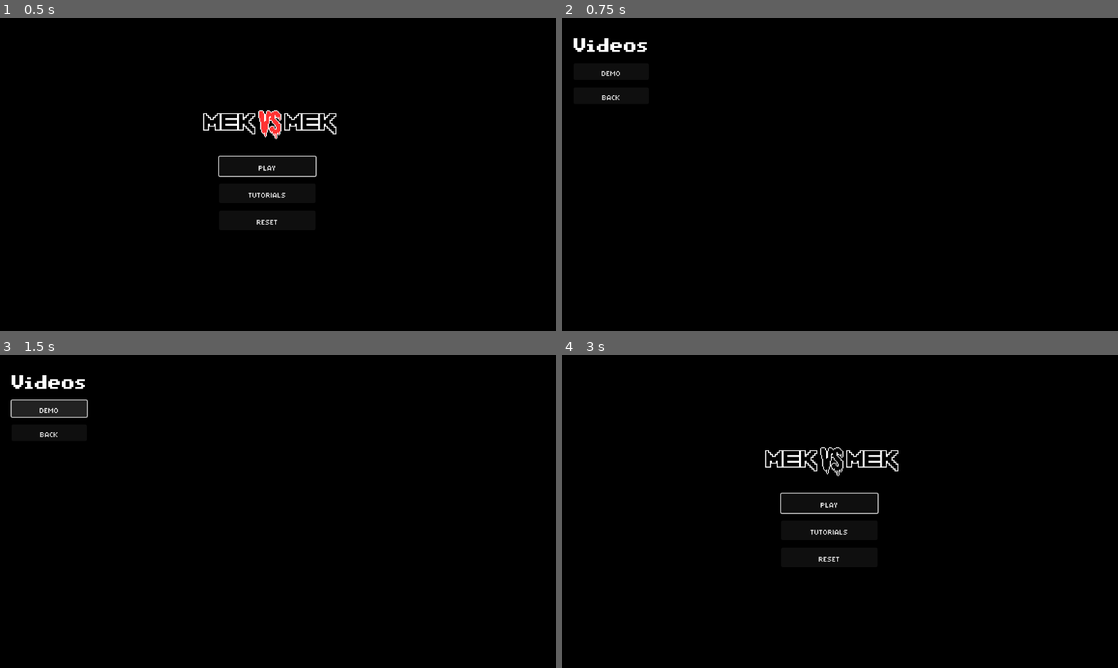
Above: before the commit, frames 1-4 (two rows, left to right).
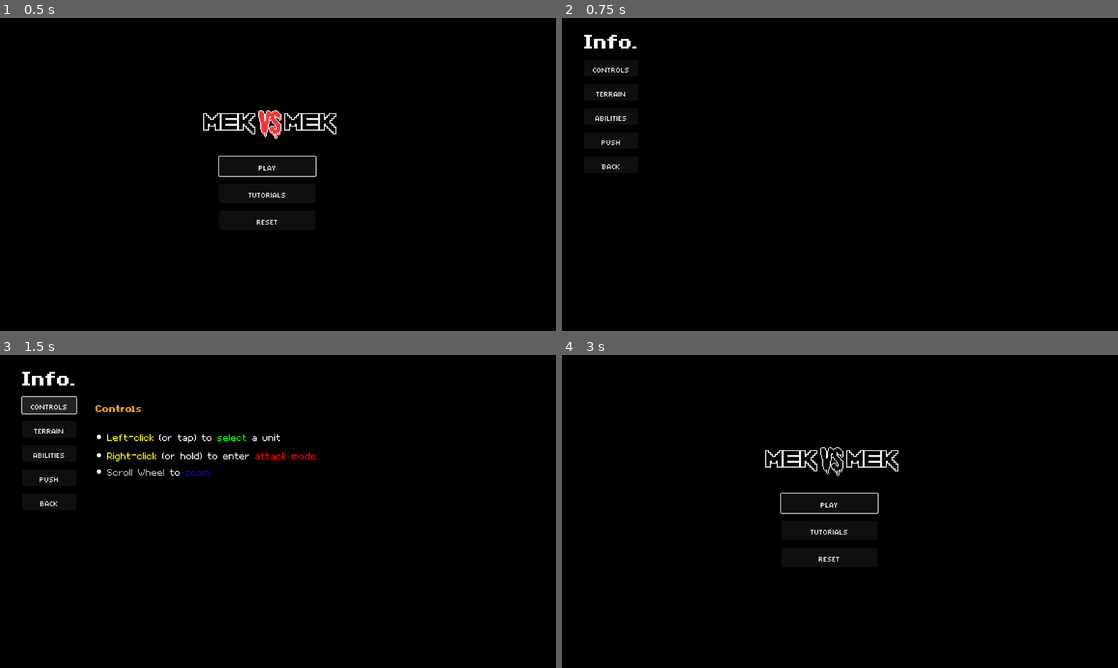
Above: after the commit, the same moments.

Repository: Tekknobot/Terrain
Game: Godot game, scene res://Scenes/TitleScreen.tscn
Same seed, same stepped clock (60 frames per second), same inputs: the game is played once before the commit and once after it. Video files are missing from this copy of the repository; at most half a second of black plays in their place. Sound files missing from this copy of the repository are replaced by a short silence.
Inputs (mouse positions are in pixels of both pictures, inside the frame that each line leads up to):
- Up to frame 1 (0.5 s): no input
- Up to frame 2 (0.75 s): click "Tutorials" at 0.5 s
- Up to frame 3 (1.5 s): click (50, 408) at 1.25 s, where only the run before the commit has a clickable "Demo"
- Up to frame 4 (3 s): click (612, 405) at 2 s, where only the run after the commit has a clickable "Controls"; click "Back" at 2.75 s

Frame 1 is identical in both runs. In frame 2, 0.7% of the frame differs, in the area x 2-16%, y 5-49%; in frame 3, 2.1%, in the area x 1-57%, y 5-49%; in frame 4, nothing differs.

Commit message:
Add text tutorial for now.

Diff:
--- a/Scenes/TutorialMenu.tscn
+++ b/Scenes/TutorialMenu.tscn
@@ -1,8 +1,12 @@
-[gd_scene load_steps=4 format=3 uid="uid://cbfa0neupg0vi"]
+[gd_scene load_steps=6 format=3 uid="uid://cbfa0neupg0vi"]
 
 [ext_resource type="Script" uid="uid://c0kyqc7rd7fvh" path="res://Scripts/TutorialMenu.gd" id="1_u3yf7"]
 [ext_resource type="FontFile" uid="uid://dgugahs6bc7so" path="res://Fonts/magofonts/mago3.ttf" id="2_pge7u"]
 [ext_resource type="FontFile" uid="uid://buw362wjb8o8d" path="res://Fonts/magofonts/mago2.ttf" id="3_e5g7e"]
+[ext_resource type="FontFile" uid="uid://csnhk3q4gx0" path="res://Fonts/magofonts/mago1.ttf" id="4_pge7u"]
+
+[sub_resource type="StyleBoxFlat" id="StyleBoxFlat_u3yf7"]
+bg_color = Color(0.6, 0.6, 0.6, 0)
 
 [node name="TutorialMenu" type="Control"]
 layout_mode = 3
@@ -16,9 +20,9 @@
 [node name="CenterContainer" type="CenterContainer" parent="."]
 layout_mode = 0
 offset_left = -4.0
-offset_top = -23.0
+offset_top = 20.0
 offset_right = 208.0
-offset_bottom = 228.0
+offset_bottom = 321.0
 
 [node name="VBoxContainer" type="VBoxContainer" parent="CenterContainer"]
 layout_mode = 2
@@ -28,34 +32,32 @@
 layout_mode = 2
 theme_override_fonts/font = ExtResource("2_pge7u")
 theme_override_font_sizes/font_size = 64
-text = "Videos"
+text = "Info."
 
-[node name="DemoBtn" type="Button" parent="CenterContainer/VBoxContainer"]
+[node name="ControlsBtn" type="Button" parent="CenterContainer/VBoxContainer"]
 layout_mode = 2
 theme_override_fonts/font = ExtResource("3_e5g7e")
 theme_override_font_sizes/font_size = 32
-text = "Demo"
+text = "Controls"
 
-[node name="ImpactBtn" type="Button" parent="CenterContainer/VBoxContainer"]
-visible = false
+[node name="TerrainBtn" type="Button" parent="CenterContainer/VBoxContainer"]
 layout_mode = 2
 theme_override_fonts/font = ExtResource("3_e5g7e")
 theme_override_font_sizes/font_size = 32
-text = "Impact"
+text = "Terrain
+"
 
 [node name="AbilitiesBtn" type="Button" parent="CenterContainer/VBoxContainer"]
-visible = false
 layout_mode = 2
 theme_override_fonts/font = ExtResource("3_e5g7e")
 theme_override_font_sizes/font_size = 32
 text = "Abilities"
 
-[node name="TipsBtn" type="Button" parent="CenterContainer/VBoxContainer"]
-visible = false
+[node name="PushBtn" type="Button" parent="CenterContainer/VBoxContainer"]
 layout_mode = 2
 theme_override_fonts/font = ExtResource("3_e5g7e")
 theme_override_font_sizes/font_size = 32
-text = "Tips"
+text = "Push"
 
 [node name="BackBtn" type="Button" parent="CenterContainer/VBoxContainer"]
 layout_mode = 2
@@ -63,6 +65,23 @@
 theme_override_font_sizes/font_size = 32
 text = "Back"
 
+[node name="InfoPanel" type="PanelContainer" parent="."]
+custom_minimum_size = Vector2(500, 0)
+layout_mode = 0
+offset_left = 198.0
+offset_top = 96.0
+offset_right = 1128.0
+offset_bottom = 631.0
+theme_override_styles/panel = SubResource("StyleBoxFlat_u3yf7")
+
+[node name="InfoLabel" type="RichTextLabel" parent="InfoPanel"]
+layout_mode = 2
+theme_override_fonts/normal_font = ExtResource("4_pge7u")
+theme_override_fonts/bold_font = ExtResource("2_pge7u")
+theme_override_font_sizes/normal_font_size = 32
+theme_override_font_sizes/bold_font_size = 32
+bbcode_enabled = true
+
 [node name="VideoPlayer" type="VideoStreamPlayer" parent="."]
 layout_mode = 2
 offset_left = 199.0
--- a/Scripts/TileMap.gd
+++ b/Scripts/TileMap.gd
@@ -929,7 +929,7 @@
 
 	var turn_team = TurnManager.turn_order[TurnManager.current_turn_index]
 	if turn_team != TurnManager.Team.PLAYER or input_locked:
-		print("Not Player Team or INPUT LOCKED")
+		#print("Not Player Team or INPUT LOCKED")
 		return
 
 	if moving:
--- a/Scripts/TutorialMenu.gd
+++ b/Scripts/TutorialMenu.gd
@@ -1,57 +1,51 @@
 extends Control
 
-@onready var demo_btn      		= $CenterContainer/VBoxContainer/DemoBtn
-@onready var impact_btn		= $CenterContainer/VBoxContainer/ImpactBtn
-@onready var abilities_btn 		= $CenterContainer/VBoxContainer/AbilitiesBtn
-@onready var tips_btn      		= $CenterContainer/VBoxContainer/TipsBtn
-@onready var back_btn      		= $CenterContainer/VBoxContainer/BackBtn
-@onready var player          	= $VideoPlayer
-
-# Define playlists for each module
-var playlists = {
-	"demo": [
-		"res://Video/Tutorial/demo_1.ogv"
-	]
-}
-
-var current_list = []
-var current_index : int = 0
+@onready var controls_btn      = $CenterContainer/VBoxContainer/ControlsBtn
+@onready var terrain_btn       = $CenterContainer/VBoxContainer/TerrainBtn
+@onready var abilities_btn     = $CenterContainer/VBoxContainer/AbilitiesBtn
+@onready var push_btn          = $CenterContainer/VBoxContainer/PushBtn
+@onready var back_btn          = $CenterContainer/VBoxContainer/BackBtn
+@onready var info_label        = $InfoPanel/InfoLabel
 
 func _ready() -> void:
-	# connect with bound arguments instead of lambdas
-	demo_btn.pressed.connect(Callable(self, "_start_tutorial").bind("demo"))
-	impact_btn.pressed.connect(Callable(self, "_start_tutorial").bind("ranged"))
-	abilities_btn.pressed.connect(Callable(self, "_start_tutorial").bind("abilities"))
-	tips_btn.pressed.connect(Callable(self, "_start_tutorial").bind("tips"))
-	back_btn.pressed.connect(Callable(self, "_on_Back_pressed"))
+	controls_btn.pressed.connect(_on_controls_pressed)
+	terrain_btn.pressed.connect(_on_terrain_pressed)
+	abilities_btn.pressed.connect(_on_abilities_pressed)
+	push_btn.pressed.connect(_on_push_pressed)
+	back_btn.pressed.connect(_on_back_pressed)
 
-	player.scale = Vector2(0.5, 0.5)
+func _on_controls_pressed() -> void:
+	info_label.text = """[b][color=orange]Controls[/color][/b]
 
-	player.visible = false
-	player.autoplay = false
-	player.connect("finished", Callable(self, "_on_Video_finished"))
+• [color=yellow]Left‑click[/color] (or tap) to [color=green]select[/color] a unit
+• [color=yellow]Right‑click[/color] (or hold) to enter [color=red]attack mode[/color]
+• [color=gray]Scroll Wheel[/color] to [color=blue]zoom[/color]"""
 
-func _start_tutorial(module_name: String) -> void:
-	if not playlists.has(module_name):
-		push_error("No videos for module: %s" % module_name)
-		return
-	current_list = playlists[module_name]  # now correctly an Array[String]
-	current_index = 0
-	_play_current_video()
+func _on_terrain_pressed() -> void:
+	info_label.text = """[b][color=orange]Terrain Effects[/color][/b]
 
-func _play_current_video() -> void:
-	player.stream = ResourceLoader.load(current_list[current_index])
-	player.visible = true
-	player.play()
+• [color=green]Grass[/color]: +5 HP when standing on it
+• [color=white]Snow[/color]: −1 attack range
+• [color=cyan]Ice[/color]: −2 attack range
+• [color=brown]Road[/color] (Down‑Right / Down‑Left): +1 movement
+• [color=purple]Intersection[/color]: +2 movement"""
 
-func _on_Video_finished() -> void:
-	current_index += 1
-	if current_index < current_list.size():
-		_play_current_video()
-	else:
-		# End of module: hide player, show menu again
-		player.visible = false
+func _on_abilities_pressed() -> void:
+	info_label.text = """[b][color=orange]Special Abilities[/color][/b]
 
-func _on_Back_pressed() -> void:
-	# Return to main menu
+[b][color=red]Ground Slam       [/color][/b]  Shockwaves damage all adjacent tiles (even empty ones)
+[b][color=red]Mark & Pounce     [/color][/b]  Lock onto a target tile, leap in, and deliver a lethal strike
+[b][color=red]High‑Arcing Shot  [/color][/b]  Lands in a 3×3 zone — heavy center damage
+[b][color=red]Suppressive Fire  [/color][/b]  Line of fire up to 4 tiles — enemies in the path take damage
+[b][color=red]Guardian Halo     [/color][/b]  Grant a one‑round shield to an ally (lost if you miss)
+[b][color=red]Fortify           [/color][/b]  Halve all incoming damage until your next turn
+[b][color=red]Heavy Rain        [/color][/b]  Call down a devastating missile barrage on the battlefield
+[b][color=red]Web Field         [/color][/b]  Explosives ensnare and damage all foes in the zone"""
+
+func _on_push_pressed() -> void:
+	info_label.text = """[b][color=orange]Push Mechanic[/color][/b]
+
+[color=red]Knock enemies[/color] into [color=blue]hazards[/color]—[color=blue]water tiles[/color], [color=gray]off‑map edges[/color] or [color=gray]obstacles[/color]—for [color=red]instant elimination[/color]."""
+
+func _on_back_pressed() -> void:
 	get_tree().change_scene_to_file("res://Scenes/TitleScreen.tscn")
